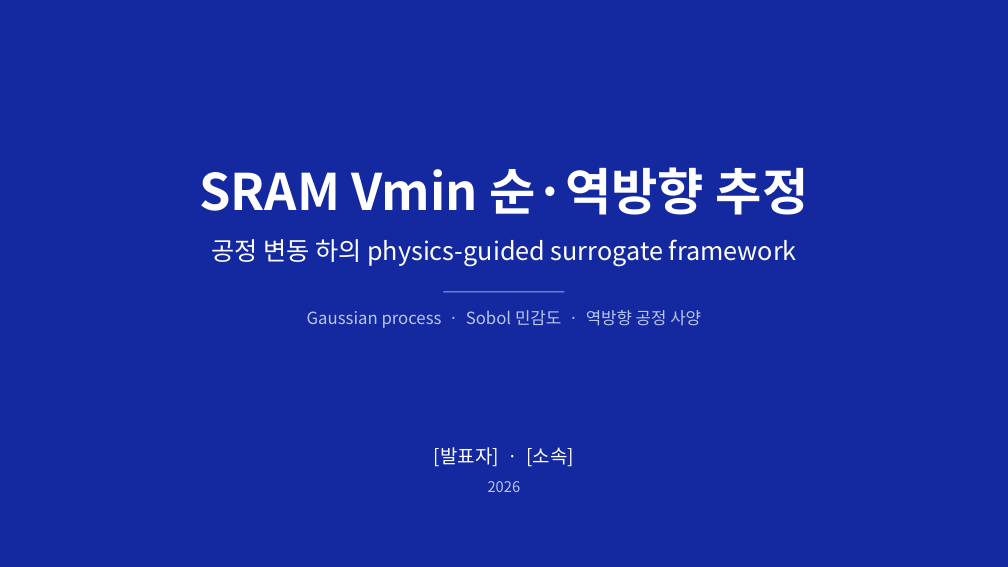
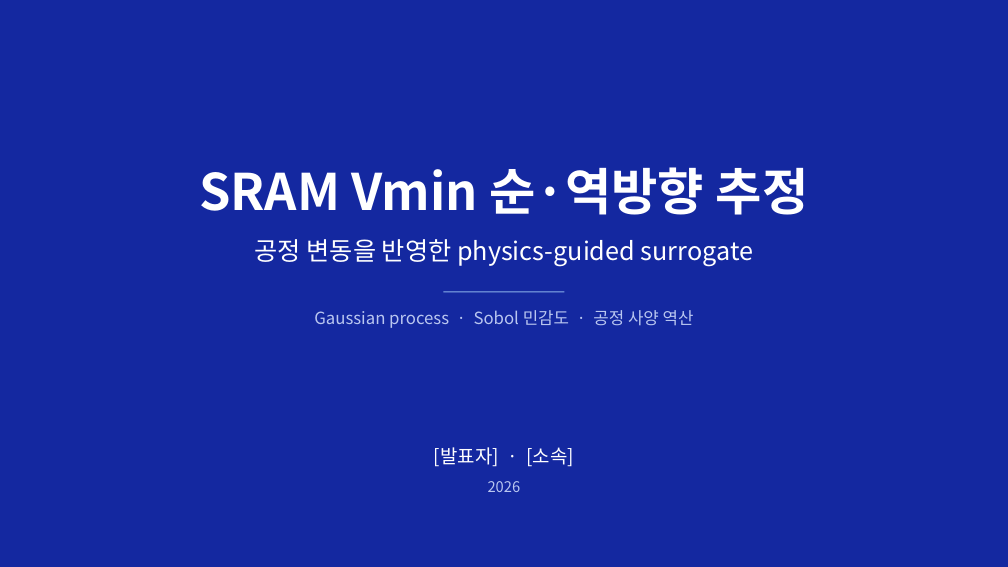
Before and after one commit to jiho7879-kim/hspice, a slide deck: slide 1 of manuscript/presentation/SRAM_Vmin_5min_KR.pptx. Drawn at 1008x567 pixels with LibreOffice and Linux fonts; fonts in the diff are those of the drawing. Boxes give left, top, right and bottom in pixels: in the first picture for what was removed or moved away, otherwise in the second. Text is boxed around its words. In the diff, an @@ line names an element or a change of style, - is before the commit and + after.

```diff
--- a/manuscript/presentation/SRAM_Vmin_5min_KR.pptx
+++ b/manuscript/presentation/SRAM_Vmin_5min_KR.pptx
@@ text at <box>255,239,753,267</box>: text changed @@
-공정 변동 하의 physics-guided surrogate framework
+공정 변동을 반영한 physics-guided surrogate
@@ text at <box>314,310,694,328</box>: text changed @@
-Gaussian process · Sobol 민감도 · 역방향 공정 사양
+Gaussian process · Sobol 민감도 · 공정 사양 역산
```
Also in this commit, not shown: 6 other slides changed, 3 slides added, 2 slides removed, 14 other files.
